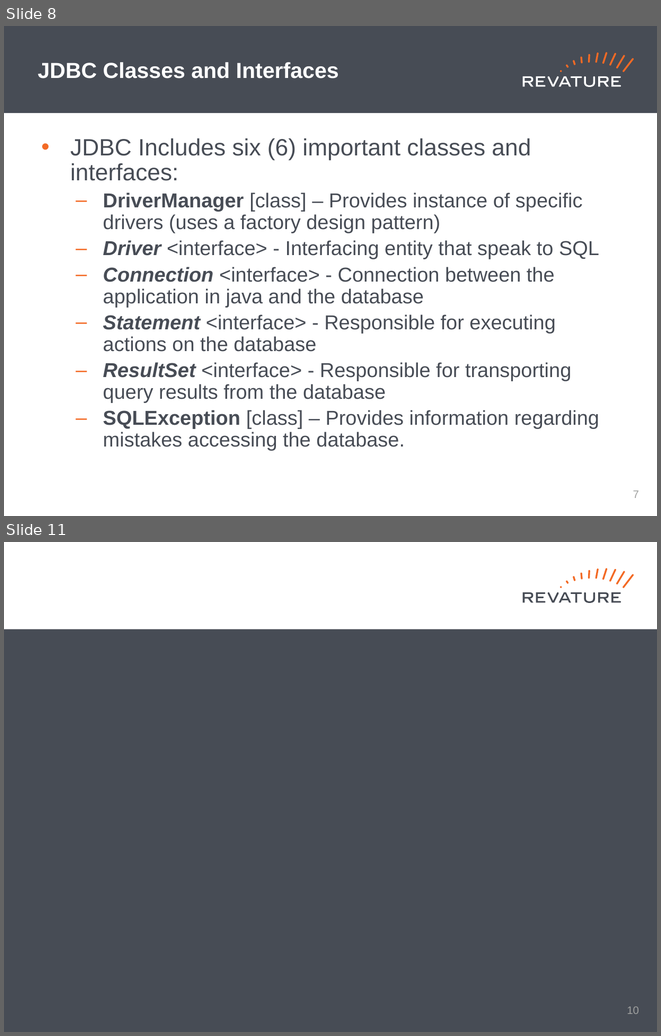
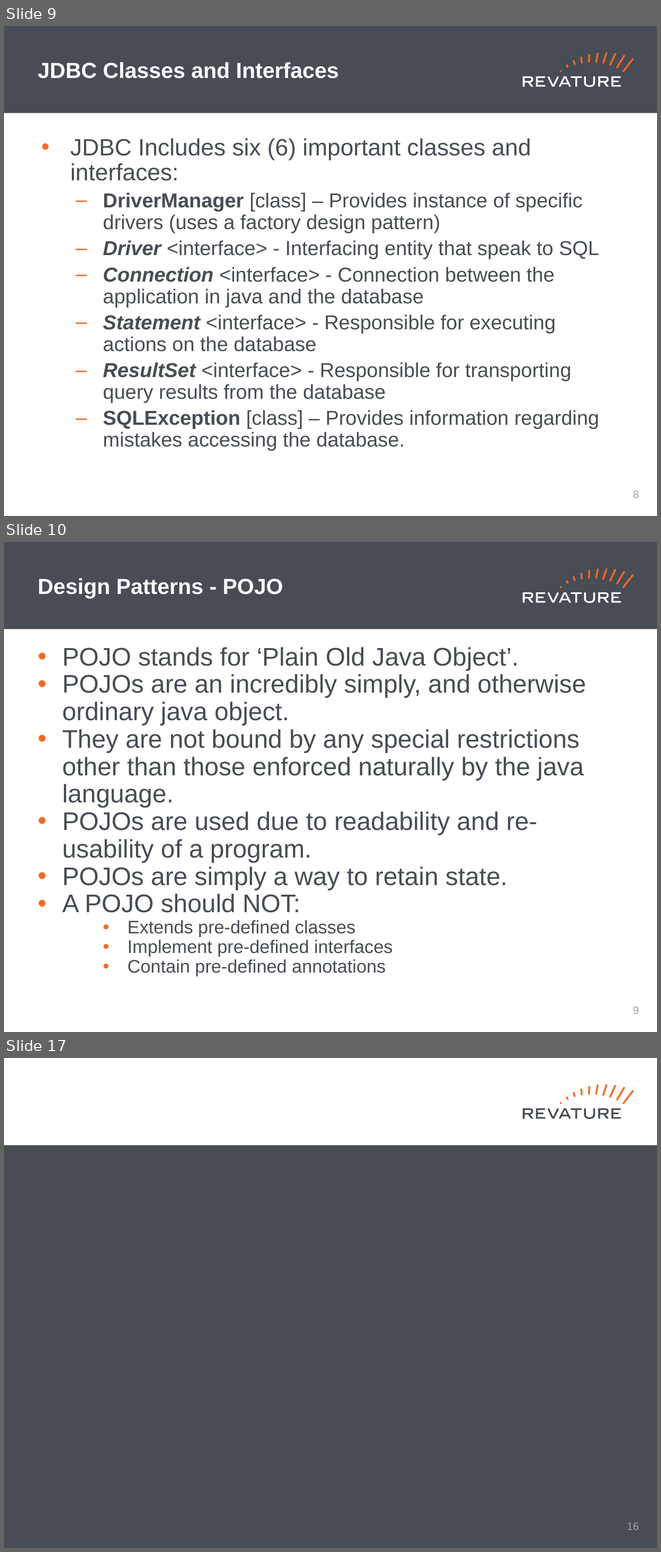
Before and after one commit to jhigherevature/8302021_RAP, a slide deck: powerpoints/Day_25.pptx. Shown one above the other, each under a label of ours: slides 8 and 11 before the commit, slides 9, 10 and 17 after it; the slides between them are not shown. The pictures are 661x1036 and 661x1552 pixels, drawn with LibreOffice and Linux fonts; fonts in the diff are those of the drawing. Boxes give left, top, right and bottom in pixels: in the first picture for what was removed or moved away, otherwise in the second. Text is boxed around its words. In the diff, an @@ line names an element or a change of style, - is before the commit and + after.

```diff
--- a/powerpoints/Day_25.pptx
+++ b/powerpoints/Day_25.pptx
@@ slide 10 added at (4,542,657,1032), background #FFFFFF; not listed: 19 template elements that a slide beside it also shows @@
@@ title added at (38,578,283,598), 24 pt, text #FFFFFF, bold @@
+Design Patterns - POJO
@@ text added at (62,647,586,976), 28 pt, text #474C55 @@
+• POJO stands for ‘Plain Old Java Object’.
+• POJOs are an incredibly simply, and otherwise ordinary java object.
+• They are not bound by any special restrictions other than those enforced naturally by the java language.
+• POJOs are used due to readability and re-usability of a program.
+• POJOs are simply a way to retain state.
+• A POJO should NOT:
+    • Extends pre-defined classes
+    • Implement pre-defined interfaces
+    • Contain pre-defined annotations
@@ page number added at (633,1006,639,1014), 12 pt, text #A0A1A0 @@
+9
@@ what was slide 8 is now slide 9 @@
@@ page number at (633,490,639,498): text changed @@
-7
+8
@@ what was slide 11 is now slide 17 @@
@@ page number at (627,1522,639,1530): text changed @@
-10
+16
```
Also in this commit, not shown: 2 slides changed, 7 other slides added, 2 slides removed, 1 other file.
